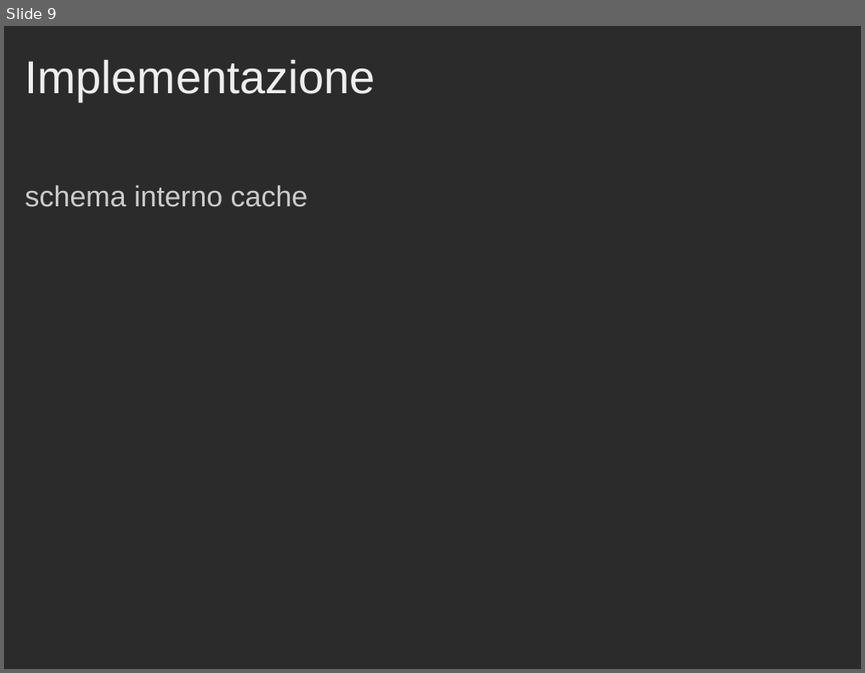
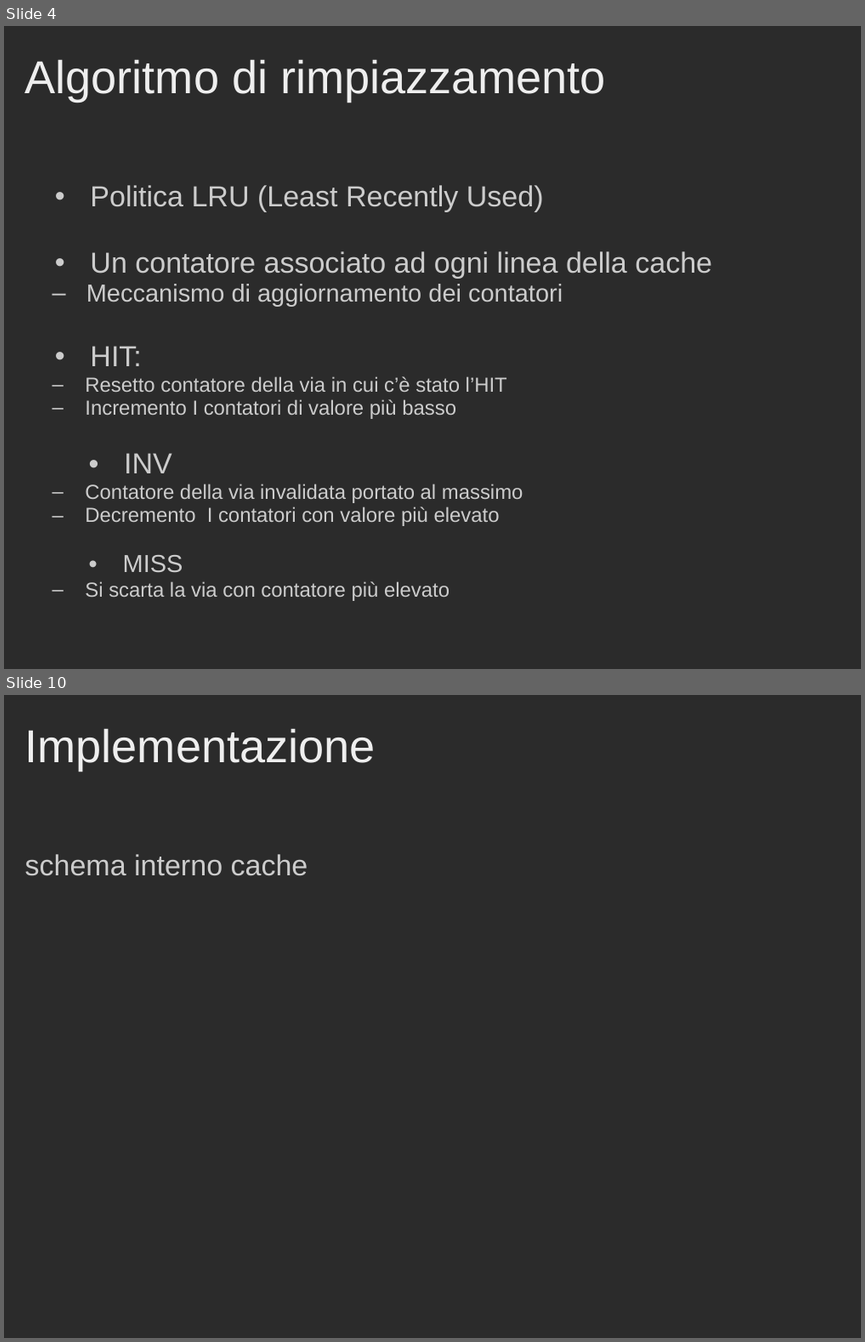
Before and after one commit to Muffo/dlxcache, a slide deck: Presentazione_Progetto_Cache.ppt. Shown one above the other, each under a label of ours: slide 9 before the commit, slides 4 and 10 after it; the slides between them are not shown. The pictures are 865x673 and 865x1342 pixels, drawn with LibreOffice and Linux fonts; fonts in the diff are those of the drawing; background and template pictures are left out; a plain dark background stands for a picture behind light text. Boxes give left, top, right and bottom in pixels: in the first picture for what was removed or moved away, otherwise in the second. Text is boxed around its words. In the diff, an @@ line names an element or a change of style, - is before the commit and + after.

Commit message:
Completata la prima parte della relazione

```diff
--- a/Presentazione_Progetto_Cache.ppt
+++ b/Presentazione_Progetto_Cache.ppt
@@ slide 4 added at (x1=4, y1=26, x2=861, y2=669), background picture (left out) @@
@@ title added at (x1=25, y1=59, x2=605, y2=102), 43 pt, text #EEEEEE @@
+Algoritmo di rimpiazzamento
@@ text added at (x1=85, y1=185, x2=712, y2=601), 19 pt, text #CCCCCC @@
+• Politica LRU (Least Recently Used)
+• Un contatore associato ad ogni linea della cache
+  – Meccanismo di aggiornamento dei contatori
+• HIT:
+  – Resetto contatore della via in cui c’è stato l’HIT
+  – Incremento I contatori di valore più basso
+• INV
+  – Contatore della via invalidata portato al massimo
+  – Decremento I contatori con valore più elevato
+• MISS
+  – Si scarta la via con contatore più elevato
@@ what was slide 9 is now slide 10 @@
```
Also in this commit, not shown: 10 slides changed, 5 other slides added, 5 slides removed, 1 other file.
